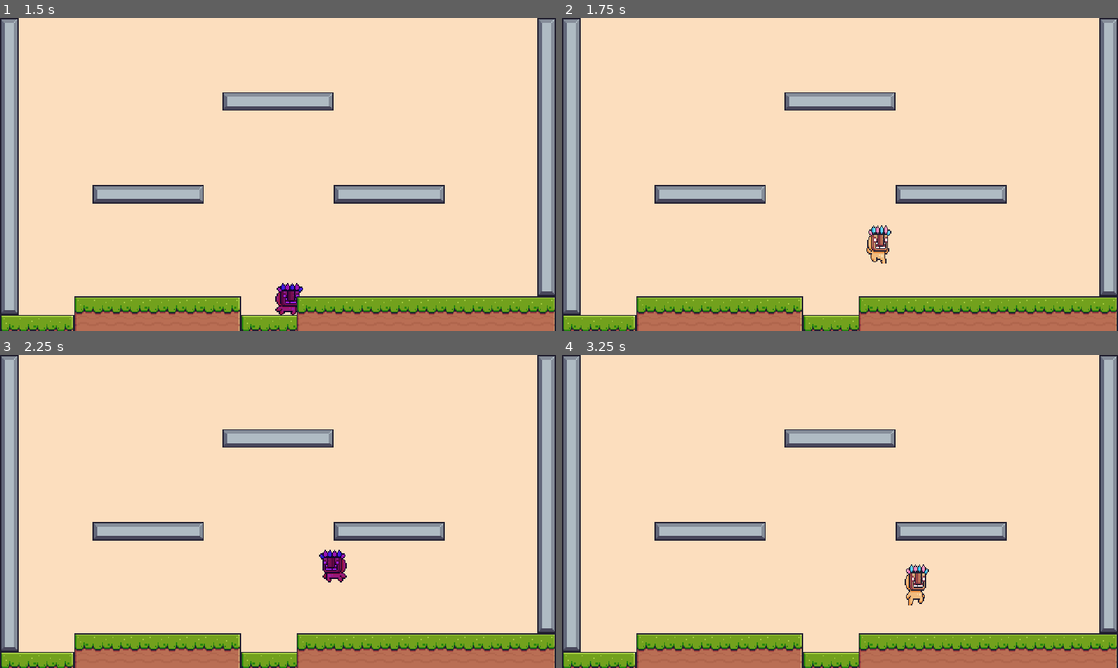
Above: before the commit, frames 1-4 (two rows, left to right).
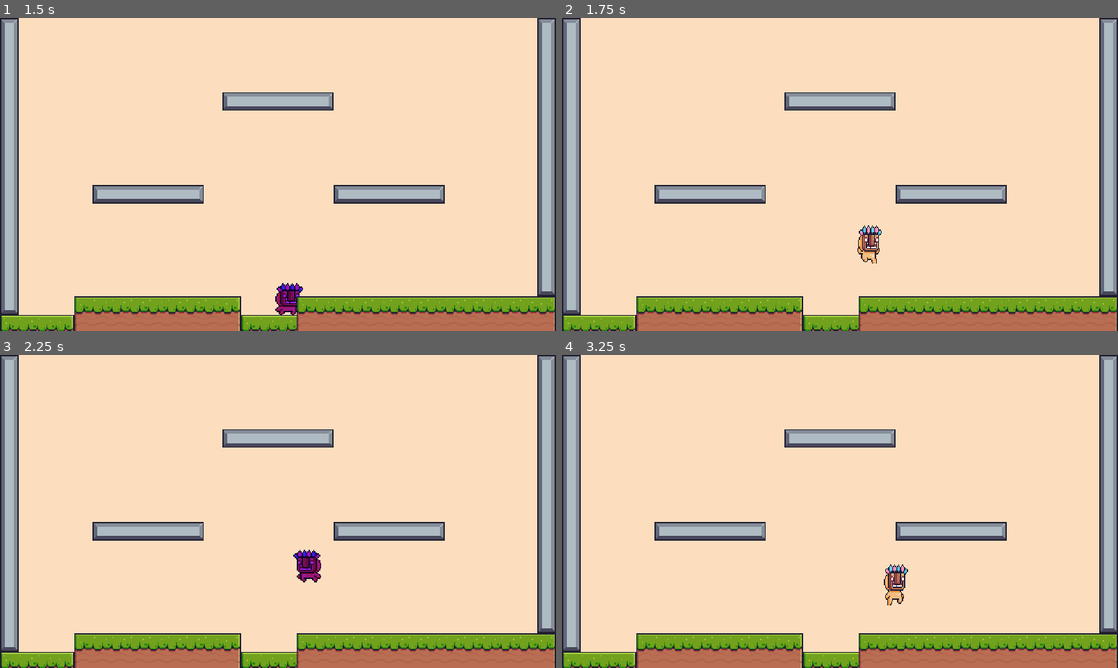
Above: after the commit, the same moments.

Repository: mightyminebuster/Godot-Platformer-Template
Game: Godot game, scene res://Levels/DemoLevel.tscn
Same seed, same stepped clock (60 frames per second), same inputs: the game is played once before the commit and once after it.
Inputs:
- Up to frame 1 (1.5 s): hold D (right) from 0.53 s (still down); tap Shift (dash) at 0.6, 1.35 s; tap Space (jump) at 0.77 s
- Up to frame 2 (1.75 s): keep holding D (right); tap Space (jump) at 1.52 s
- Up to frame 3 (2.25 s): release D (right) at 2.03 s; hold A (left) from 2.03 s (still down); tap Shift (dash) at 2.1 s
- Up to frame 4 (3.25 s): release A (left) at 2.78 s; hold D (right) from 2.78 s (still down); tap Shift (dash) at 2.85 s; tap Space (jump) at 3.02 s

Frame 1 is identical in both runs. In frame 2, 0.5% of the frame differs, in the area x 53-60%, y 66-79%; in frame 3, 0.8%; in frame 4, 0.8%, in the area x 57-66%, y 66-80%.

Commit message:
Added AirFriction to the move_horizontally func

Diff:
--- a/PlatformerTemplate(v2)/PlatformerTemplate(v2)/Scripts/Player.gd
+++ b/PlatformerTemplate(v2)/PlatformerTemplate(v2)/Scripts/Player.gd
@@ -155,7 +155,7 @@
 #Functions used across multiple states
 
 func move_horizontally(subtractor):
-	currentSpeed = move_toward(currentSpeed, maxSpeed, acceleration) #accelerate current speed
+	currentSpeed = move_toward(currentSpeed, maxSpeed - airFriction, acceleration) #accelerate current speed
 
 	velocity.x = currentSpeed * movementInput #apply curent speed to velocity and multiply by direction
 
